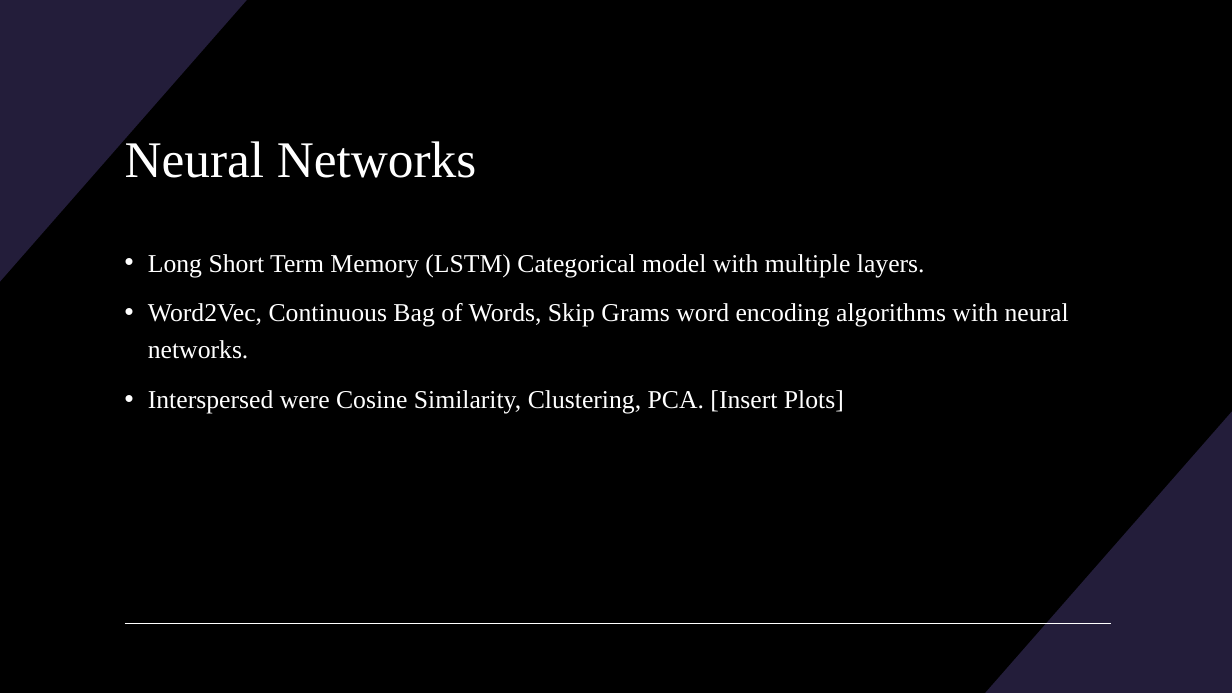
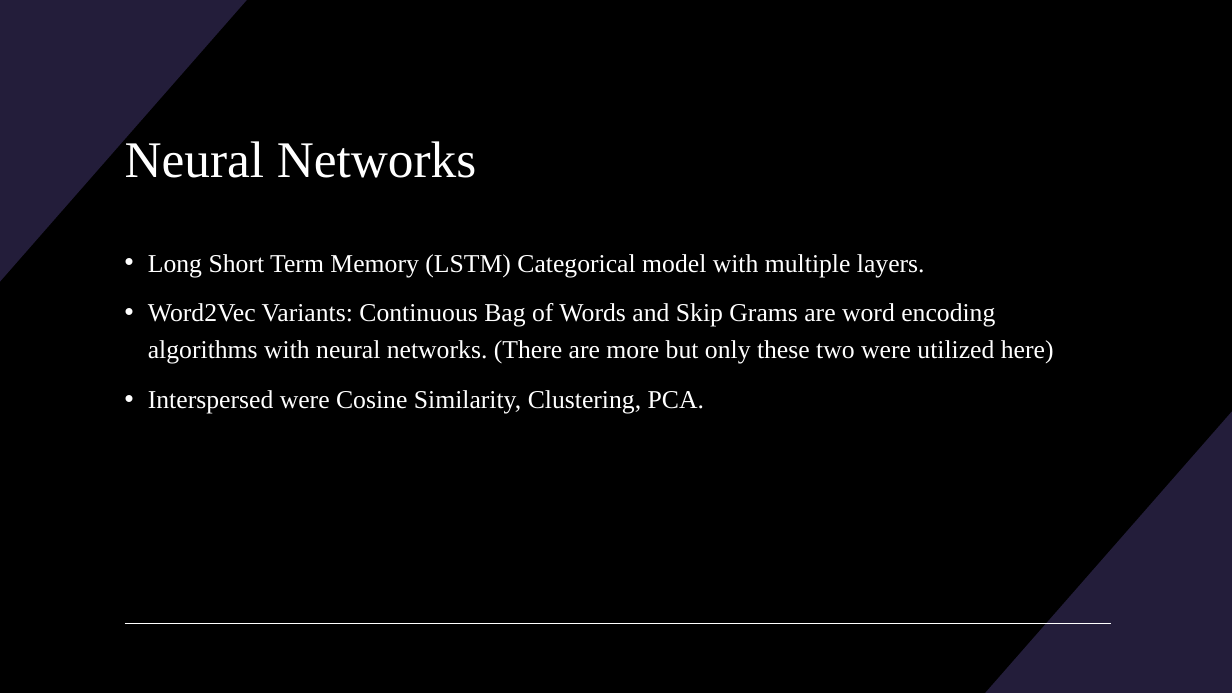
Before and after one commit to BenjaminRocco/Capstone_Project, a slide deck: slide 8 of Capstone_Presentation.pptx. Drawn at 1232x693 pixels with LibreOffice and Linux fonts; fonts in the diff are those of the drawing. Boxes give left, top, right and bottom in pixels: in the first picture for what was removed or moved away, otherwise in the second. Text is boxed around its words. In the diff, an @@ line names an element or a change of style, - is before the commit and + after.

```diff
--- a/Capstone_Presentation.pptx
+++ b/Capstone_Presentation.pptx
@@ text at [148, 303, 1054, 414]: text changed @@
-• Word2Vec, Continuous Bag of Words, Skip Grams word encoding algorithms with neural networks.
-• Interspersed were Cosine Similarity, Clustering, PCA. [Insert Plots]
+• Word2Vec Variants: Continuous Bag of Words and Skip Grams are word encoding algorithms with neural networks. (There are more but only these two were utilized here)
+• Interspersed were Cosine Similarity, Clustering, PCA.
```
Also in this commit, not shown: 8 other slides changed, 5 slides added, 13 other files.
